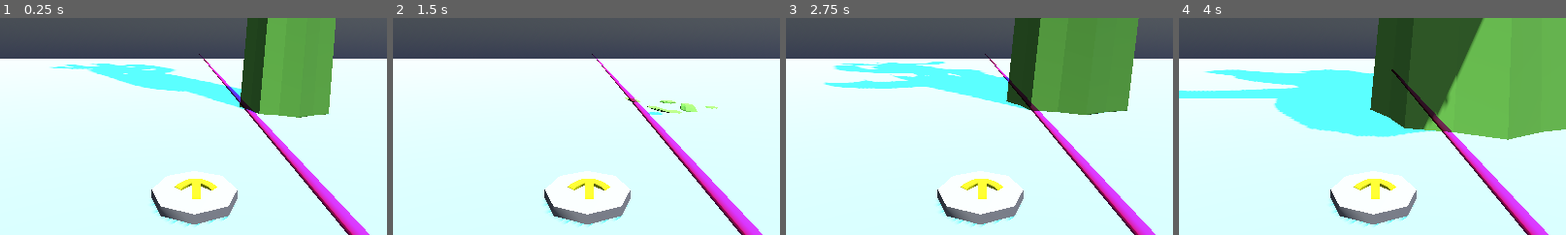
Above: before the commit, frames 1-4 (left to right).
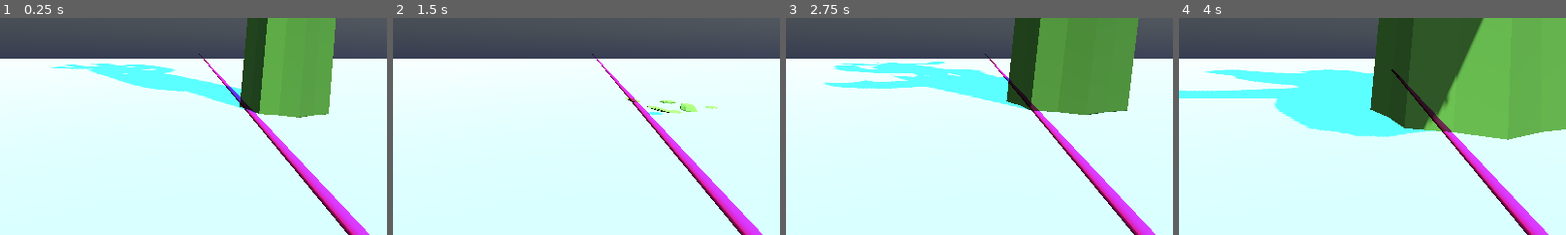
Above: after the commit, the same moments.

Repository: IgnacioVegaRivera/pardoxgame
Game: Godot game, scene res://Scenes/Dev Test Scene.tscn
The game is run twice, just before and just after one commit, with the same random seed, the same clock (stepped at 60 frames per second) and the same inputs.
Inputs:
- Up to frame 1 (0.25 s): no input
- Up to frame 2 (1.5 s): no input
- Up to frame 3 (2.75 s): no input
- Up to frame 4 (4 s): no input
The pictures show only the part of the screen within x 25-75%, y 43-93%; the shares and areas given below are measured in that part.

The runs differ from the first frame. In frame 1, 4.4% of the frame differs, in the area x 38-62%, y 70-97%; in frame 2, 4.4%; in frame 3, 4.4%; in frame 4, 4.4%.
Error before the commit: Invalid assignment of property or key 'visible' with value of type 'bool' on a base object of type 'null instance'. (res://Scripts/finalDestination/arrowMove.g…

Commit message:
Added Maze Scene
- Added in base of the maze in the demo scene
- Preparing for advancing the teleportation movement method

Diff:
--- /dev/null
+++ b/vr_game_personal/Scenes/Maze.tscn
@@ -0,0 +1,175 @@
+[gd_scene load_steps=7 format=3 uid="uid://qirk7hog6kh0"]
+
+[sub_resource type="StandardMaterial3D" id="StandardMaterial3D_n7fi7"]
+albedo_color = Color(0.48339885, 2.6765938, 2.6765938, 1)
+
+[sub_resource type="BoxShape3D" id="BoxShape3D_v2hyu"]
+
+[sub_resource type="StandardMaterial3D" id="StandardMaterial3D_yuvd5"]
+albedo_color = Color(0.60784316, 0.050980393, 0.09411765, 1)
+
+[sub_resource type="StandardMaterial3D" id="StandardMaterial3D_hdl3g"]
+albedo_color = Color(0.8901961, 1, 0, 1)
+
+[sub_resource type="StandardMaterial3D" id="StandardMaterial3D_7hfkg"]
+albedo_color = Color(0.08483874, 0.46249998, 0.029206723, 1)
+
+[sub_resource type="StandardMaterial3D" id="StandardMaterial3D_5lbnq"]
+albedo_color = Color(0, 0.5803922, 1, 1)
+
+[node name="Maze" type="Node3D"]
+
+[node name="Floor" type="CSGBox3D" parent="."]
+transform = Transform3D(100, 0, 0, 0, 0.055, 0, 0, 0, 100, 0, -0.11037964, 0)
+material = SubResource("StandardMaterial3D_n7fi7")
+
+[node name="FloorArea" type="Area3D" parent="Floor"]
+
+[node name="FloorCollision" type="CollisionShape3D" parent="Floor/FloorArea"]
+shape = SubResource("BoxShape3D_v2hyu")
+
+[node name="Walls" type="Node" parent="."]
+
+[node name="Red 1" type="CSGBox3D" parent="Walls"]
+transform = Transform3D(1, 0, 0, 0, 6, 0, 0, 0, 1, -2.5584102, 2.6010776, -0.49268126)
+material_override = SubResource("StandardMaterial3D_yuvd5")
+
+[node name="Red 2" type="CSGBox3D" parent="Walls/Red 1"]
+material_override = SubResource("StandardMaterial3D_yuvd5")
+
+[node name="Red 3" type="CSGBox3D" parent="Walls/Red 1"]
+transform = Transform3D(1, 0, 0, 0, 1, 0, 0, 0, 1, -3.9614258, 0, 0)
+material_override = SubResource("StandardMaterial3D_yuvd5")
+size = Vector3(8.922852, 1, 1)
+
+[node name="Red 4" type="CSGBox3D" parent="Walls/Red 1"]
+transform = Transform3D(1, 0, 0, 0, 1, 0, 0, 0, 1, -7.9431996, 0, -3.4908447)
+material_override = SubResource("StandardMaterial3D_yuvd5")
+size = Vector3(1, 1, 7.9816895)
+
+[node name="Red 5" type="CSGBox3D" parent="Walls/Red 1"]
+transform = Transform3D(1, 0, 0, 0, 1, 0, 0, 0, 1, 0, 0, -6.4926147)
+material_override = SubResource("StandardMaterial3D_yuvd5")
+size = Vector3(1, 1, 13.9852295)
+
+[node name="Red 6" type="CSGBox3D" parent="Walls/Red 1"]
+transform = Transform3D(1, 0, 0, 0, 1, 0, 0, 0, 1, 0.010631561, 0, -20.06967)
+material_override = SubResource("StandardMaterial3D_yuvd5")
+
+[node name="Red 7" type="CSGBox3D" parent="Walls/Red 1"]
+transform = Transform3D(1, 0, 0, 0, 1, 0, 0, 0, 1, -1.403305, 0, -20.07)
+material_override = SubResource("StandardMaterial3D_yuvd5")
+size = Vector3(24.056366, 1, 1)
+
+[node name="Red 8" type="CSGBox3D" parent="Walls/Red 1"]
+visible = false
+material_override = SubResource("StandardMaterial3D_yuvd5")
+
+[node name="Red 9" type="CSGBox3D" parent="Walls/Red 1"]
+material_override = SubResource("StandardMaterial3D_yuvd5")
+
+[node name="Yellow 1" type="CSGBox3D" parent="Walls"]
+transform = Transform3D(1, 0, 0, 0, 6, 0, 0, 0, 1, 3.4890542, 2.6010776, -0.47955918)
+material_override = SubResource("StandardMaterial3D_hdl3g")
+
+[node name="Yellow 2" type="CSGBox3D" parent="Walls/Yellow 1"]
+transform = Transform3D(1, 0, 0, 0, 1, 0, 0, 0, 1, -0.025448322, 0, 0)
+material_override = SubResource("StandardMaterial3D_hdl3g")
+
+[node name="Yellow 3" type="CSGBox3D" parent="Walls/Yellow 1"]
+transform = Transform3D(1, 0, 0, 0, 1, 0, 0, 0, 1, -0.025448322, 0, -3.5068357)
+material_override = SubResource("StandardMaterial3D_hdl3g")
+size = Vector3(1, 1, 8.013672)
+
+[node name="Yellow 4" type="CSGBox3D" parent="Walls/Yellow 1"]
+transform = Transform3D(1, 0, 0, 0, 1, 0, 0, 0, 1, 2.0036044, 0, -6.994212)
+material_override = SubResource("StandardMaterial3D_hdl3g")
+size = Vector3(5.0581055, 1, 1)
+
+[node name="Yellow 5" type="CSGBox3D" parent="Walls/Yellow 1"]
+transform = Transform3D(1, 0, 0, 0, 1, 0, 0, 0, 1, 4.481357, 0, -13.52812)
+material_override = SubResource("StandardMaterial3D_hdl3g")
+size = Vector3(10.013611, 1, 2.078125)
+
+[node name="Yellow 6" type="CSGBox3D" parent="Walls/Yellow 1"]
+transform = Transform3D(1, 0, 0, 0, 1, 0, 0, 0, 1, 8.980352, 0, -6.519664)
+material_override = SubResource("StandardMaterial3D_hdl3g")
+size = Vector3(1, 1, 14.045502)
+
+[node name="Yellow 7" type="CSGBox3D" parent="Walls/Yellow 1"]
+transform = Transform3D(1, 0, 0, 0, 1, 0, 0, 0, 1, 4.327579, 0, 0)
+material_override = SubResource("StandardMaterial3D_hdl3g")
+size = Vector3(9.706055, 1, 1)
+
+[node name="Yellow 8" type="CSGBox3D" parent="Walls/Yellow 1"]
+transform = Transform3D(1, 0, 0, 0, 1, 0, 0, 0, 1, -0.025448322, 0, 0)
+visible = false
+material_override = SubResource("StandardMaterial3D_hdl3g")
+
+[node name="Yellow 9" type="CSGBox3D" parent="Walls/Yellow 1"]
+transform = Transform3D(1, 0, 0, 0, 1, 0, 0, 0, 1, -0.025448322, 0, 0)
+material_override = SubResource("StandardMaterial3D_hdl3g")
+
+[node name="Yellow 10" type="CSGBox3D" parent="Walls/Yellow 1"]
+transform = Transform3D(1, 0, 0, 0, 1, 0, 0, 0, 1, -0.025448322, 0, 0)
+material_override = SubResource("StandardMaterial3D_hdl3g")
+
+[node name="Green 1" type="CSGBox3D" parent="Walls"]
+transform = Transform3D(1, 0, 0, 0, 6, 0, 0, 0, 1, -2.5584102, 2.6010776, 5.5394106)
+material_override = SubResource("StandardMaterial3D_7hfkg")
+
+[node name="Green 2" type="CSGBox3D" parent="Walls/Green 1"]
+material_override = SubResource("StandardMaterial3D_7hfkg")
+
+[node name="Blue 1" type="CSGBox3D" parent="Walls"]
+transform = Transform3D(1, 0, 0, 0, 6, 0, 0, 0, 1, 3.522597, 2.6010776, 5.5377297)
+material_override = SubResource("StandardMaterial3D_5lbnq")
+
+[node name="Blue 2" type="CSGBox3D" parent="Walls/Blue 1"]
+material_override = SubResource("StandardMaterial3D_5lbnq")
+
+[node name="Blue 3" type="CSGBox3D" parent="Walls/Blue 1"]
+transform = Transform3D(1, 0, 0, 0, 1, 0, 0, 0, 1, 10.99205, 0, 0)
+material_override = SubResource("StandardMaterial3D_5lbnq")
+size = Vector3(22.9841, 1, 1)
+
+[node name="Blue 4" type="CSGBox3D" parent="Walls/Blue 1"]
+transform = Transform3D(1, 0, 0, 0, 1, 0, 0, 0, 1, 22.010939, 0, 0.9758911)
+material_override = SubResource("StandardMaterial3D_5lbnq")
+size = Vector3(1, 1, 29.09143)
+
+[node name="Blue 5" type="CSGBox3D" parent="Walls/Blue 1"]
+transform = Transform3D(1, 0, 0, 0, 1, 0, 0, 0, 1, 28.470438, 0, 15)
+material_override = SubResource("StandardMaterial3D_5lbnq")
+size = Vector3(36, 1, 1)
+
+[node name="Blue 6" type="CSGBox3D" parent="Walls/Blue 1"]
+transform = Transform3D(1, 0, 0, 0, 1, 0, 0, 0, 1, 28.000002, 0, -2)
+material_override = SubResource("StandardMaterial3D_5lbnq")
+size = Vector3(1, 1, 23)
+
+[node name="Blue 10" type="CSGBox3D" parent="Walls/Blue 1"]
+transform = Transform3D(1, 0, 0, 0, 1, 0, 0, 0, 1, 33, 0, 3.4999995)
+material_override = SubResource("StandardMaterial3D_5lbnq")
+size = Vector3(1, 1, 24)
+
+[node name="Blue 11" type="CSGBox3D" parent="Walls/Blue 1"]
+transform = Transform3D(1, 0, 0, 0, 1, 0, 0, 0, 1, 39, 0, -14.5)
+material_override = SubResource("StandardMaterial3D_5lbnq")
+size = Vector3(1, 1, 48)
+
+[node name="Blue 12" type="CSGBox3D" parent="Walls/Blue 1"]
+transform = Transform3D(1, 0, 0, 0, 1, 0, 0, 0, 1, 46, 0, -11.5)
+material_override = SubResource("StandardMaterial3D_5lbnq")
+size = Vector3(1, 1, 54)
+
+[node name="Blue 7" type="CSGBox3D" parent="Walls/Blue 1"]
+transform = Transform3D(1, 0, 0, 0, 1, 0, 0, 0, 1, 37, 0, -38.000004)
+material_override = SubResource("StandardMaterial3D_5lbnq")
+size = Vector3(19, 1, 1)
+
+[node name="Blue 8" type="CSGBox3D" parent="Walls/Blue 1"]
+material_override = SubResource("StandardMaterial3D_5lbnq")
+
+[node name="Blue 9" type="CSGBox3D" parent="Walls/Blue 1"]
+material_override = SubResource("StandardMaterial3D_5lbnq")
--- a/vr_game_personal/Scripts/finalDestination/arrowMove.gd
+++ b/vr_game_personal/Scripts/finalDestination/arrowMove.gd
@@ -1,8 +1,11 @@
 extends XROrigin3D
 
-@onready var arrow : CSGCylinder3D = get_parent().get_node("ArrowPad")
+@onready var arrow : CSGCylinder3D = get_parent().get_node("Depth Assests").get_node("ArrowPad")
 @onready var pointer : RayCast3D = get_node("Right/RayCast3D")
-@onready var groundArea : Area3D = get_parent().get_node("Floor/FloorArea")
+@onready var groundArea : Area3D = get_parent().get_node("Depth Assests").get_node("Floor").get_node("FloorArea")
+#@onready var arrow : CSGCylinder3D = get_parent().get_node("ArrowPad")
+#@onready var pointer : RayCast3D = get_node("Right/RayCast3D")
+#@onready var groundArea : Area3D = get_parent().get_node("Floor/FloorArea")
 var cursor_location = Vector3.ZERO
 var right_joystick = Vector2.ZERO
 
